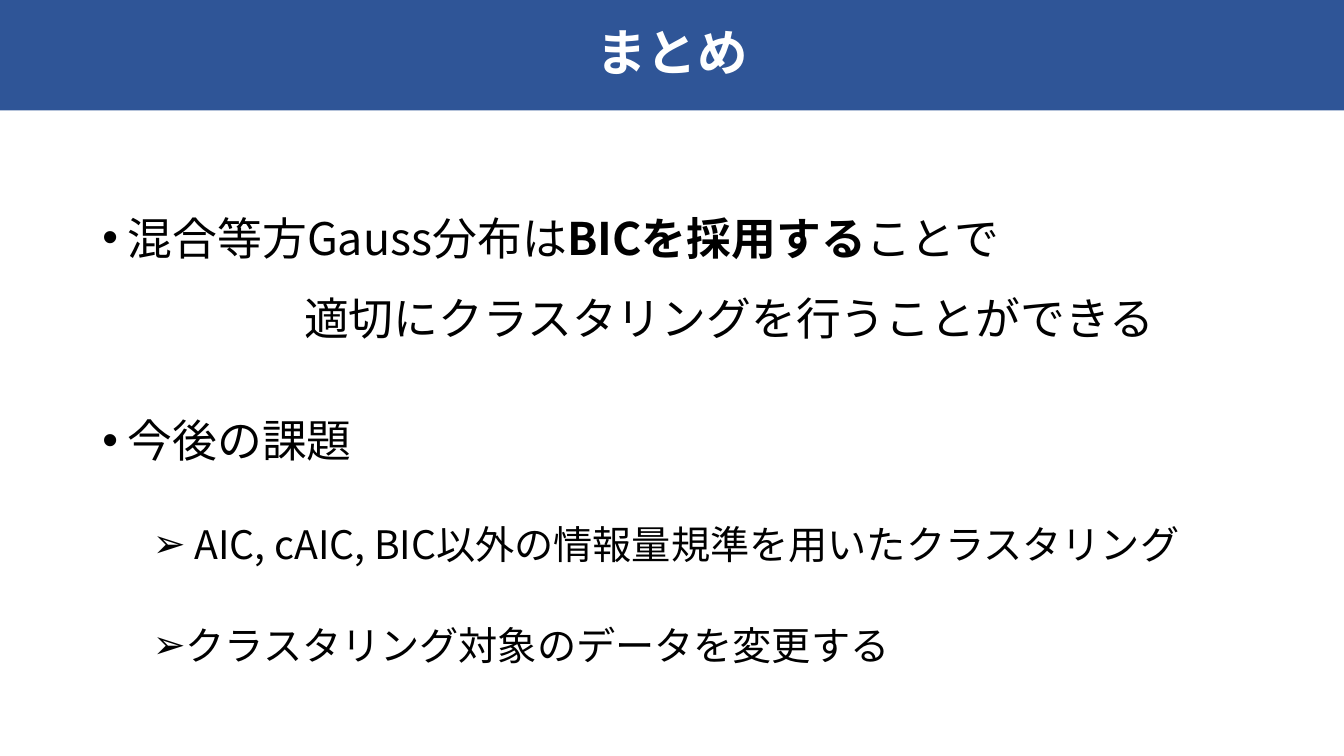
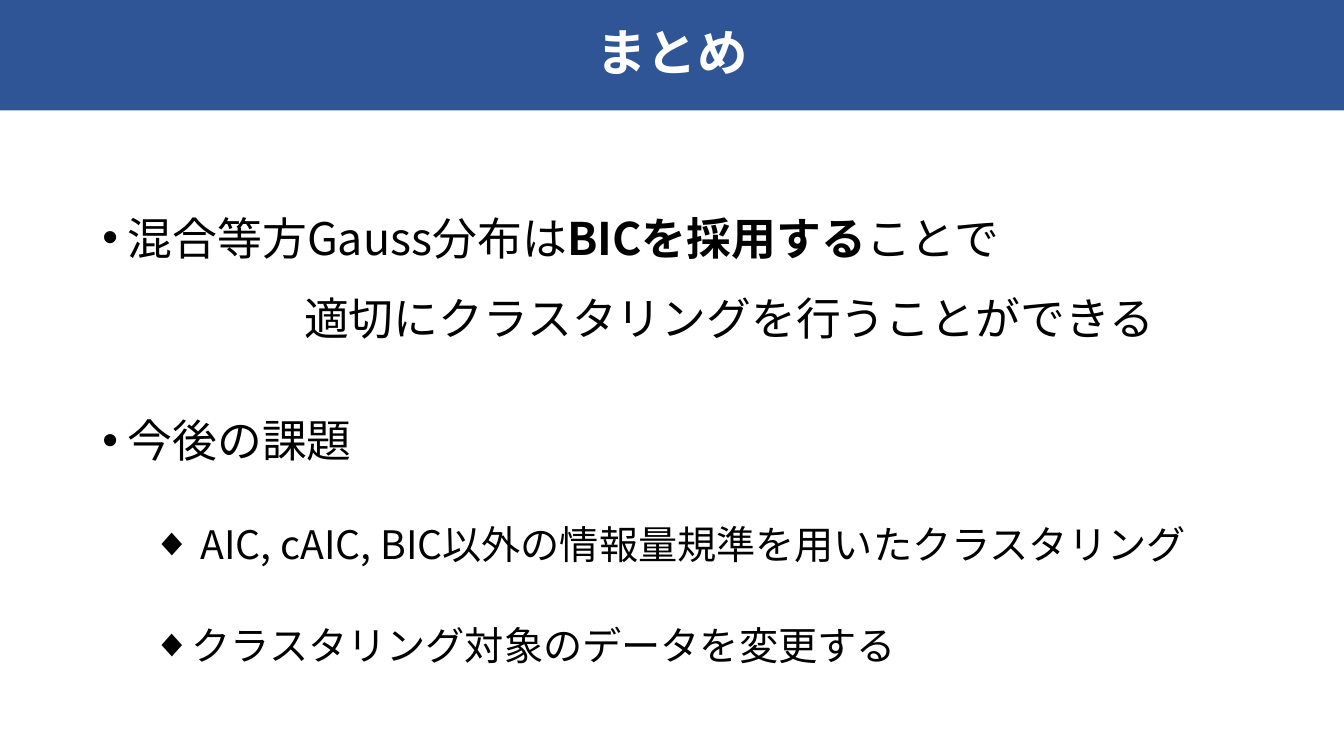
Before and after one commit to raryosu/graduation-research, a slide deck: slide 15 of docs/interim-presen/interim_hagihara.pptx. Drawn at 1344x756 pixels with LibreOffice and Linux fonts; fonts in the diff are those of the drawing. Boxes give left, top, right and bottom in pixels: in the first picture for what was removed or moved away, otherwise in the second. Text is boxed around its words. In the diff, an @@ line names an element or a change of style, - is before the commit and + after.

```diff
--- a/docs/interim-presen/interim_hagihara.pptx
+++ b/docs/interim-presen/interim_hagihara.pptx
@@ text at (192,526,1185,664): bullet ➢ to ◆ @@
```
Also in this commit, not shown: 9 other slides changed.
